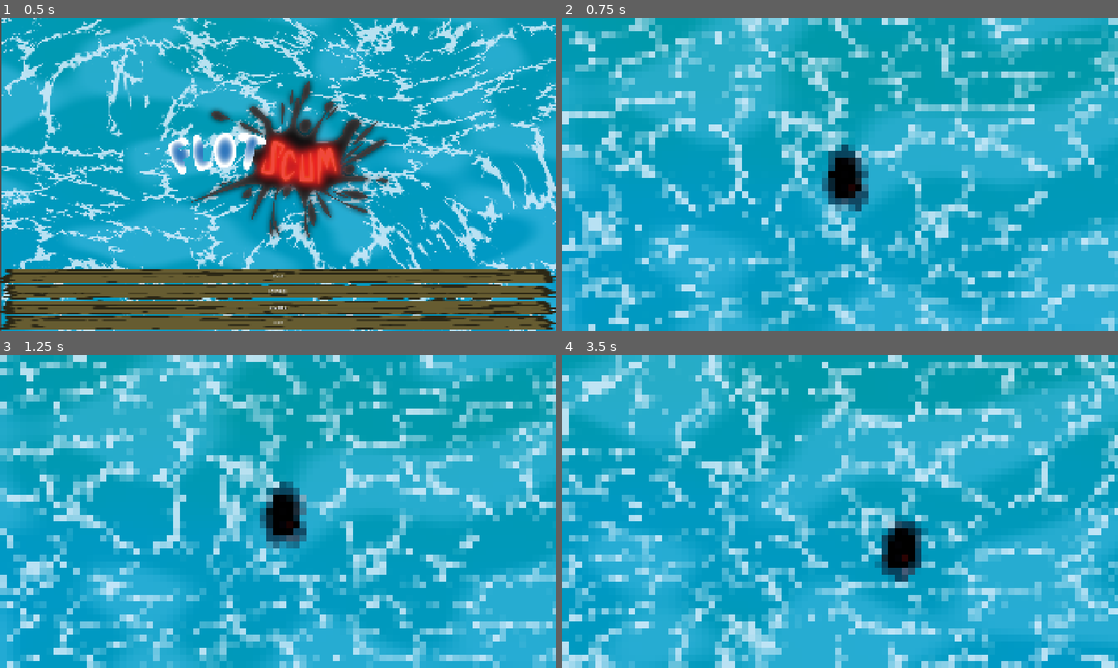
Above: before the commit, frames 1-4 (two rows, left to right).
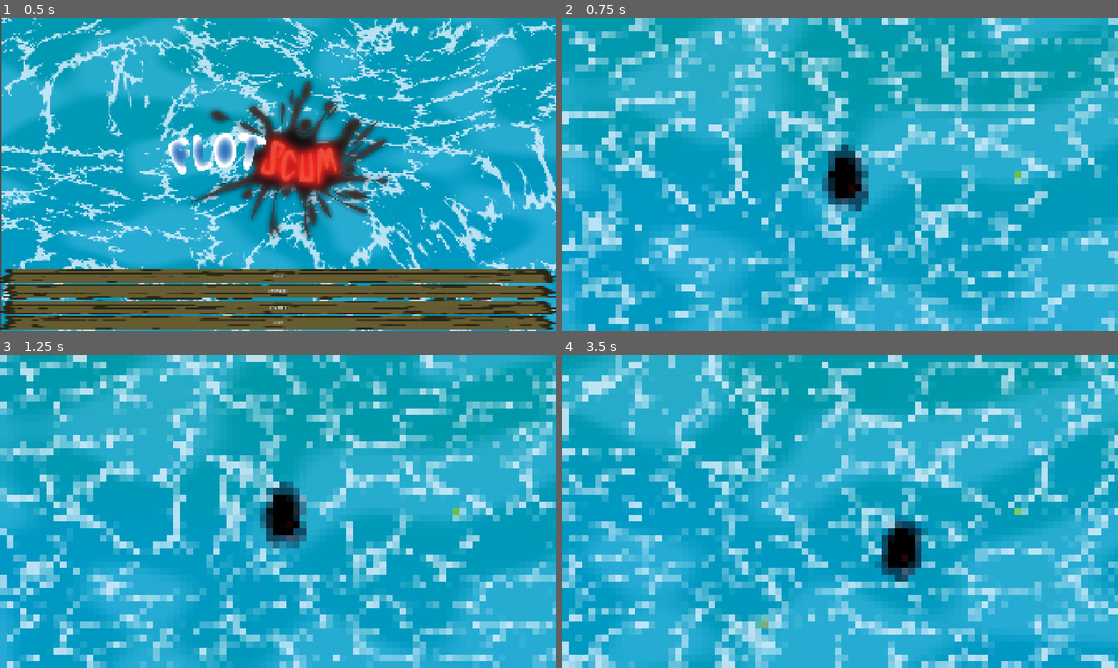
Above: after the commit, the same moments.

Repository: Of-Machines-and-Men/flotscum
Game: Godot game, scene res://scenes/levels/UI/main_menu.tscn
The game is run twice, just before and just after one commit, with the same random seed, the same clock (stepped at 60 frames per second) and the same inputs.
Inputs (mouse positions are in pixels of both pictures, inside the frame that each line leads up to):
- Up to frame 1 (0.5 s): no input
- Up to frame 2 (0.75 s): click "PLAY" at 0.5 s
- Up to frame 3 (1.25 s): no input
- Up to frame 4 (3.5 s): move the mouse to (962, 495) at 1.27 s; hold D (moveright) 1.28-2.03 s; move the mouse to (728, 527) at 2.02 s; hold S (movedown) 2.03-2.78 s; move the mouse to (895, 442) at 2.77 s; hold D (moveright) from 2.78 s (still down)

Frame 1 is identical in both runs. In frame 2, 0.1% of the frame differs, in the area x 81-84%, y 48-54%; in frame 3, 0.1%; in frame 4, 0.2%, in the area x 34-84%, y 48-88%.

Commit message:
tune values

Diff:
--- a/scenes/entities/base/entity.gd
+++ b/scenes/entities/base/entity.gd
@@ -58,7 +58,6 @@
 
 func get_max_range() -> float:
 	return base_max_range
-
 
 #endregion
 
@@ -167,7 +166,6 @@
 	if _current_behaviour:
 		_current_behaviour.act(self, delta)
 
-
 #endregion
 
 #region perception
--- a/scenes/entities/collectible/collectible.gd
+++ b/scenes/entities/collectible/collectible.gd
@@ -9,7 +9,7 @@
 	super._physics_process(delta)
 
 func _on_absorbed(absorber: Node) -> void:
-	super._on_absorbed(absorber)
+	super._on_attach(absorber)
 	activate()
 
 func activate() -> void:
--- a/scenes/entities/enemy/rammer/rammer.tscn
+++ b/scenes/entities/enemy/rammer/rammer.tscn
@@ -7,7 +7,6 @@
 [ext_resource type="Script" uid="uid://bjfgy0dqul657" path="res://scripts/gameplay/abilities/wander/wander_ability.gd" id="5_nasbk"]
 [ext_resource type="Texture2D" uid="uid://d2ssq57oxdi3a" path="res://assets/entities/enemies/Trawler_Option2x.png" id="6_4ju6u"]
 [ext_resource type="Shader" path="res://shaders/drop_shadow.gdshader" id="6_xw88a"]
-[ext_resource type="Texture2D" uid="uid://cuifav3fn0vkg" path="res://assets/entities/trash/medium/fishing_net_02.png" id="7_2m1kf"]
 
 [sub_resource type="Resource" id="Resource_xw88a"]
 script = ExtResource("3_2m1kf")
@@ -44,7 +43,6 @@
 [node name="Rammer" type="RigidBody2D" unique_id=2645434 node_paths=PackedStringArray("entity_sprite", "collider", "perception_zone")]
 linear_damp = 1.0
 script = ExtResource("1_k3n7j")
-max_net_distance = 0.0
 entity_sprite = NodePath("Sprite2D")
 collider = NodePath("CollisionShape2D")
 perception_zone = NodePath("PerceptionArea")
--- a/scenes/levels/game_world.tscn
+++ b/scenes/levels/game_world.tscn
@@ -1,16 +1,32 @@
 [gd_scene format=3 uid="uid://bu0l7lx6otexd"]
 
 [ext_resource type="Shader" uid="uid://bi28g0yfik0rs" path="res://shaders/ocean.gdshader" id="1_7y55x"]
-[ext_resource type="Shader" uid="uid://dt3nip826txs3" path="res://shaders/pixelation.gdshader" id="1_b3nq0"]
+[ext_resource type="Shader" path="res://shaders/pixelation.gdshader" id="1_b3nq0"]
 [ext_resource type="PackedScene" uid="uid://dd3ahydw2vtl5" path="res://scenes/entities/enemy/rammer/rammer.tscn" id="2_75bvq"]
 [ext_resource type="Script" uid="uid://8u3ts410dhvl" path="res://scenes/levels/ocean_background.gd" id="2_hyc8p"]
 [ext_resource type="Script" uid="uid://c8mpy6wdtltu7" path="res://scenes/entities/spawners/spawner.gd" id="2_w0s2s"]
+[ext_resource type="Script" uid="uid://dm8mfsap6ff2q" path="res://scenes/entities/spawners/spawner_entry/spawner_entry.gd" id="4_bg1mu"]
+[ext_resource type="PackedScene" uid="uid://fegfnwhatpdg" path="res://scenes/entities/collectible/structural/StructuralCollectible.tscn" id="6_5kkkq"]
 [ext_resource type="PackedScene" uid="uid://bx50wswt2uvmn" path="res://scenes/entities/player/player.tscn" id="6_75bvq"]
 [ext_resource type="PackedScene" uid="uid://i1s7inocv6wj" path="res://scenes/levels/UI/pause_menu.tscn" id="6_b3nq0"]
 
 [sub_resource type="ShaderMaterial" id="ShaderMaterial_cryqq"]
 shader = ExtResource("1_b3nq0")
 shader_parameter/pixel_size = 4.0
+
+[sub_resource type="Resource" id="Resource_71qc7"]
+script = ExtResource("4_bg1mu")
+spawn_entity = ExtResource("2_75bvq")
+difficulty_weight = 0.1
+probability_weight = 0.3
+metadata/_custom_type_script = "uid://dm8mfsap6ff2q"
+
+[sub_resource type="Resource" id="Resource_u8n12"]
+script = ExtResource("4_bg1mu")
+spawn_entity = ExtResource("6_5kkkq")
+difficulty_weight = -0.1
+probability_weight = 0.7
+metadata/_custom_type_script = "uid://dm8mfsap6ff2q"
 
 [sub_resource type="FastNoiseLite" id="FastNoiseLite_hyc8p"]
 noise_type = 3
@@ -105,8 +121,10 @@
 
 [node name="Spawner" type="Node" parent="." unique_id=8477893]
 script = ExtResource("2_w0s2s")
-collectible_scene = ExtResource("2_75bvq")
-spawn_margin = -20.0
+spawnable_items = Array[ExtResource("4_bg1mu")]([SubResource("Resource_71qc7"), SubResource("Resource_u8n12")])
+spawn_min_range = 500.0
+spawn_max_range = 2000.0
+max_entities = 200
 metadata/_custom_type_script = "uid://c8mpy6wdtltu7"
 
 [node name="Background" type="CanvasLayer" parent="." unique_id=1151075050]
